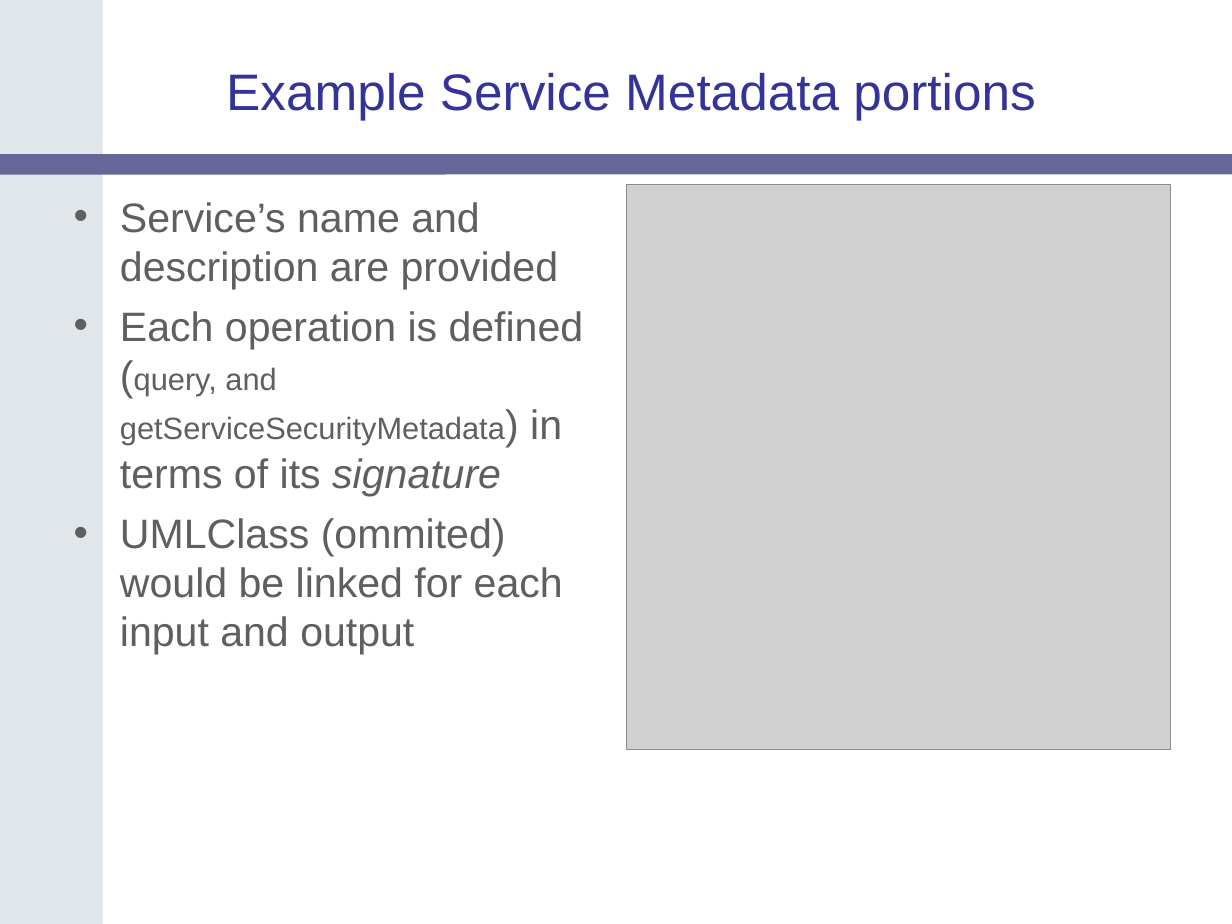
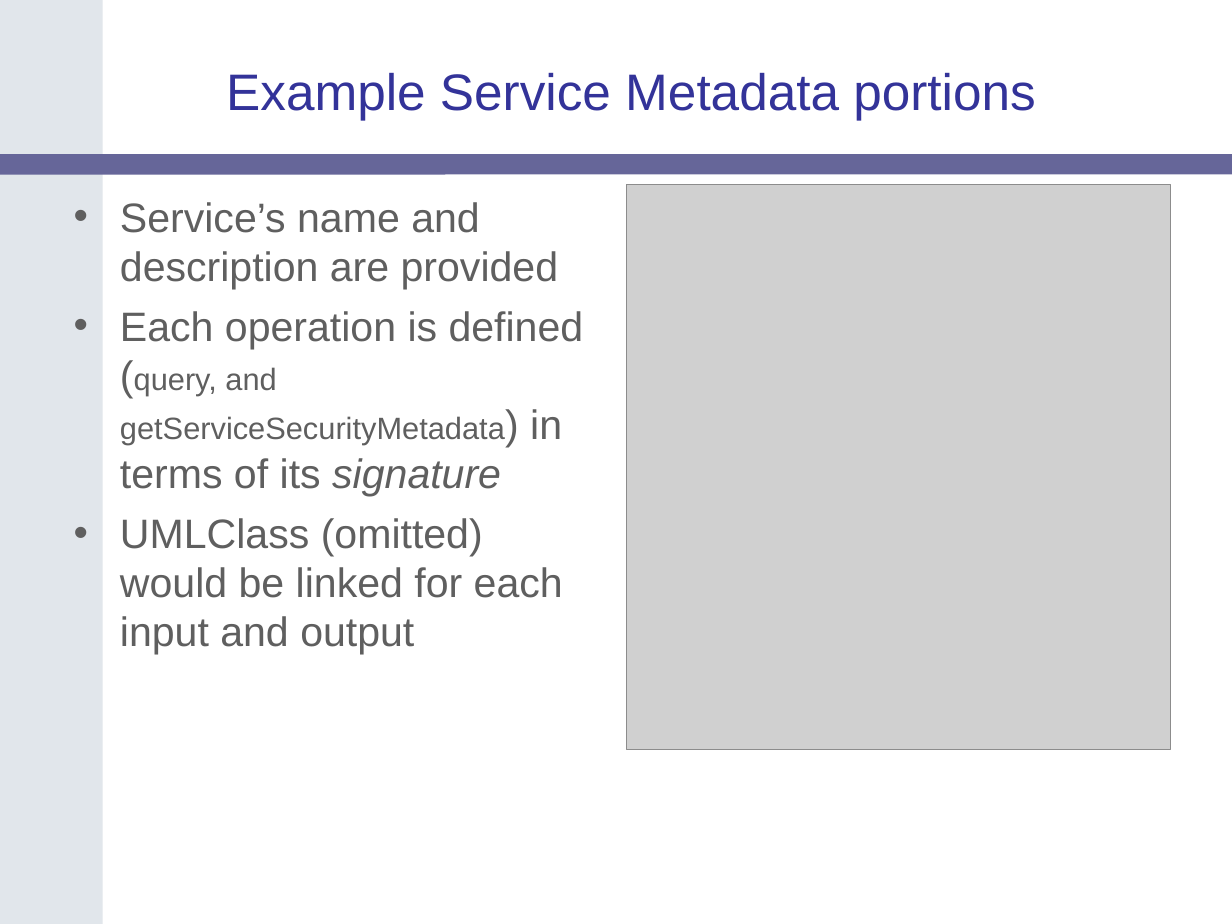
Before and after one commit to NCIP/cagrid-portal, a slide deck: slide 30 of cagrid-1-0/Documentation/presentations/200607_VCDE_ARCH/caGrid-1.0_Beta_Metadata.ppt (slide 26 before the commit). Drawn at 1232x924 pixels with LibreOffice and Linux fonts; fonts in the diff are those of the drawing; grey boxes stand for pictures; background and template pictures are left out. Boxes give left, top, right and bottom in pixels: in the first picture for what was removed or moved away, otherwise in the second. Text is boxed around its words. In the diff, an @@ line names an element or a change of style, - is before the commit and + after.

```diff
--- a/cagrid-1-0/Documentation/presentations/200607_VCDE_ARCH/caGrid-1.0_Beta_Metadata.ppt
+++ b/cagrid-1-0/Documentation/presentations/200607_VCDE_ARCH/caGrid-1.0_Beta_Metadata.ppt
@@ text at bbox=[120, 518, 563, 655]: text changed @@
-• UMLClass (ommited) would be linked for each input and output
+• UMLClass (omitted) would be linked for each input and output
```
Also in this commit, not shown: 8 other slides changed, 4 slides added, 1 other file.
